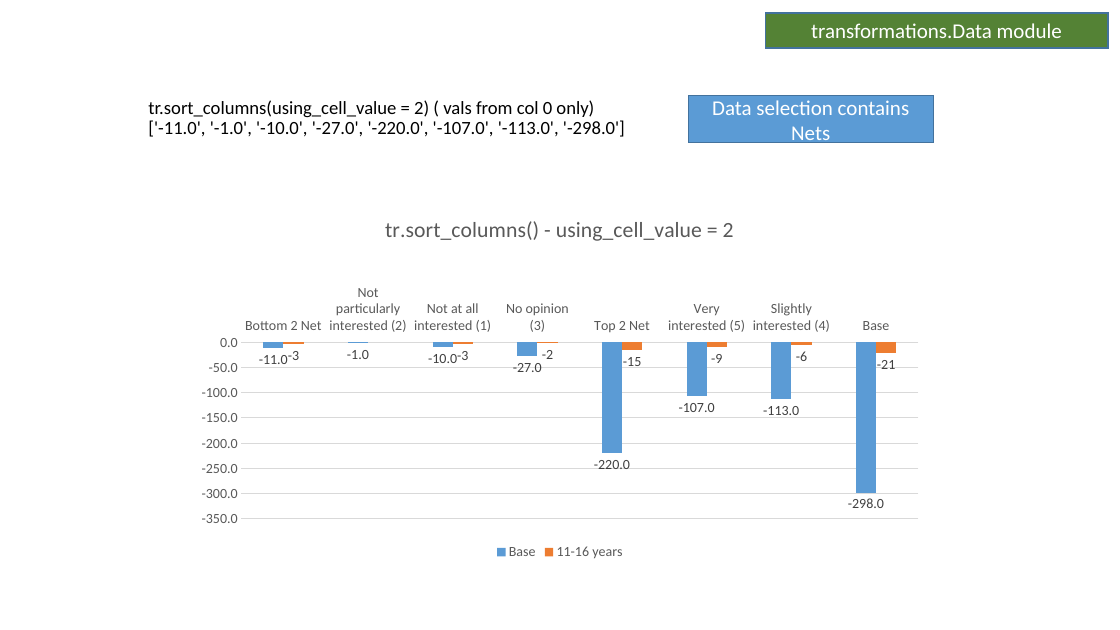
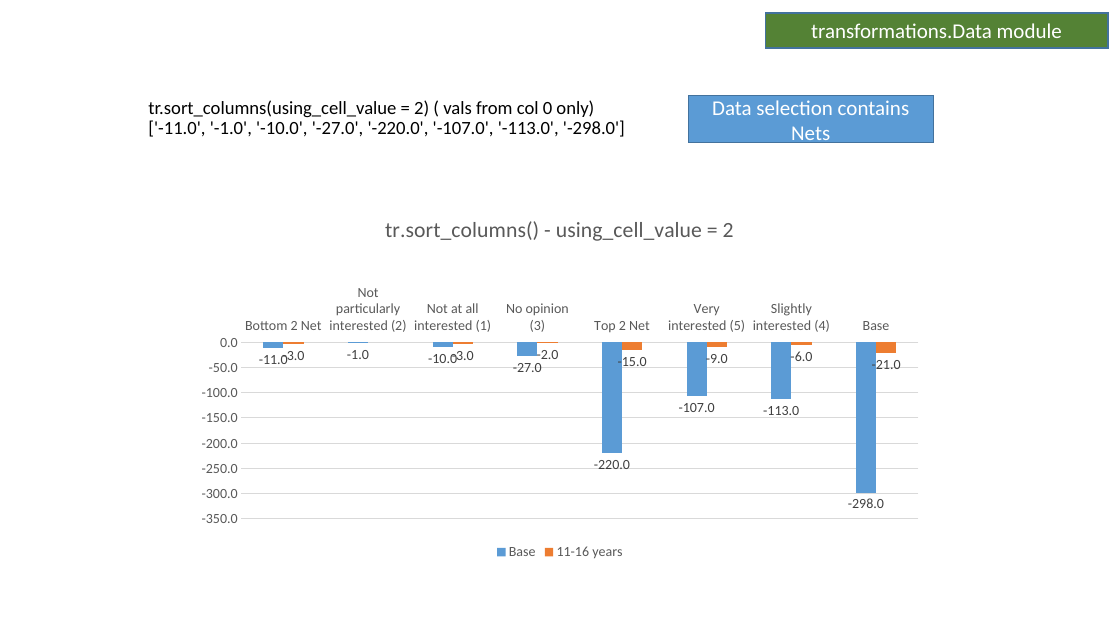
Before and after one commit to Collette-Curson/forgetdata_Slides_modules, a slide deck: slide 72 of Scripts/test_manual_transformations.pptx (slide 69 before the commit). Drawn at 1120x630 pixels with LibreOffice and Linux fonts; fonts in the diff are those of the drawing. Boxes give left, top, right and bottom in pixels: in the first picture for what was removed or moved away, otherwise in the second. Text is boxed around its words. In the diff, an @@ line names an element or a change of style, - is before the commit and + after.

```diff
--- a/Scripts/test_manual_transformations.pptx
+++ b/Scripts/test_manual_transformations.pptx
@@ column chart at (x1=187, y1=197, x2=933, y2=564) @@
@@ data labels of 11-16 years changed @@
```
Also in this commit, not shown: 10 other slides changed, 6 slides added.
